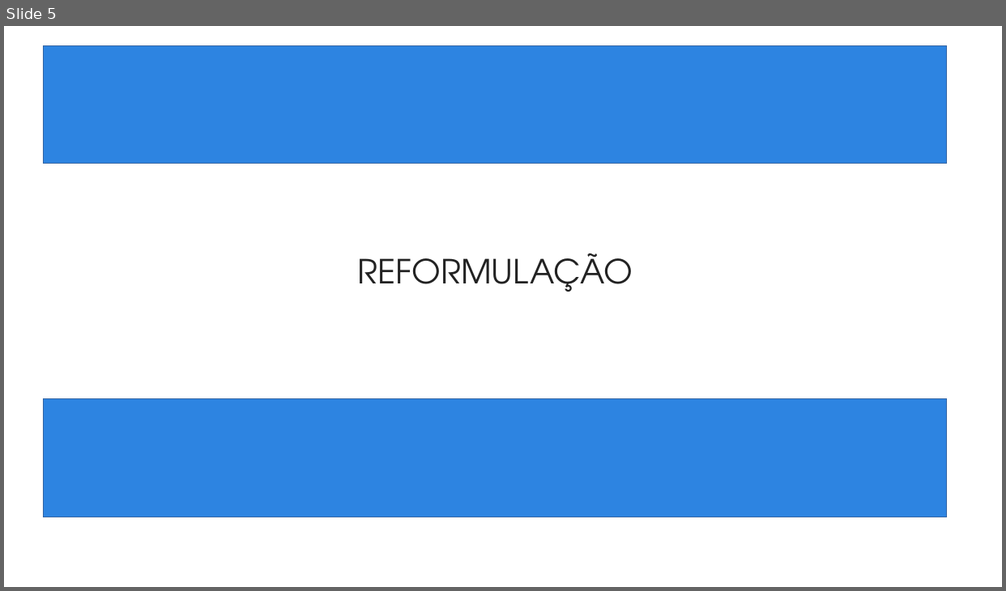
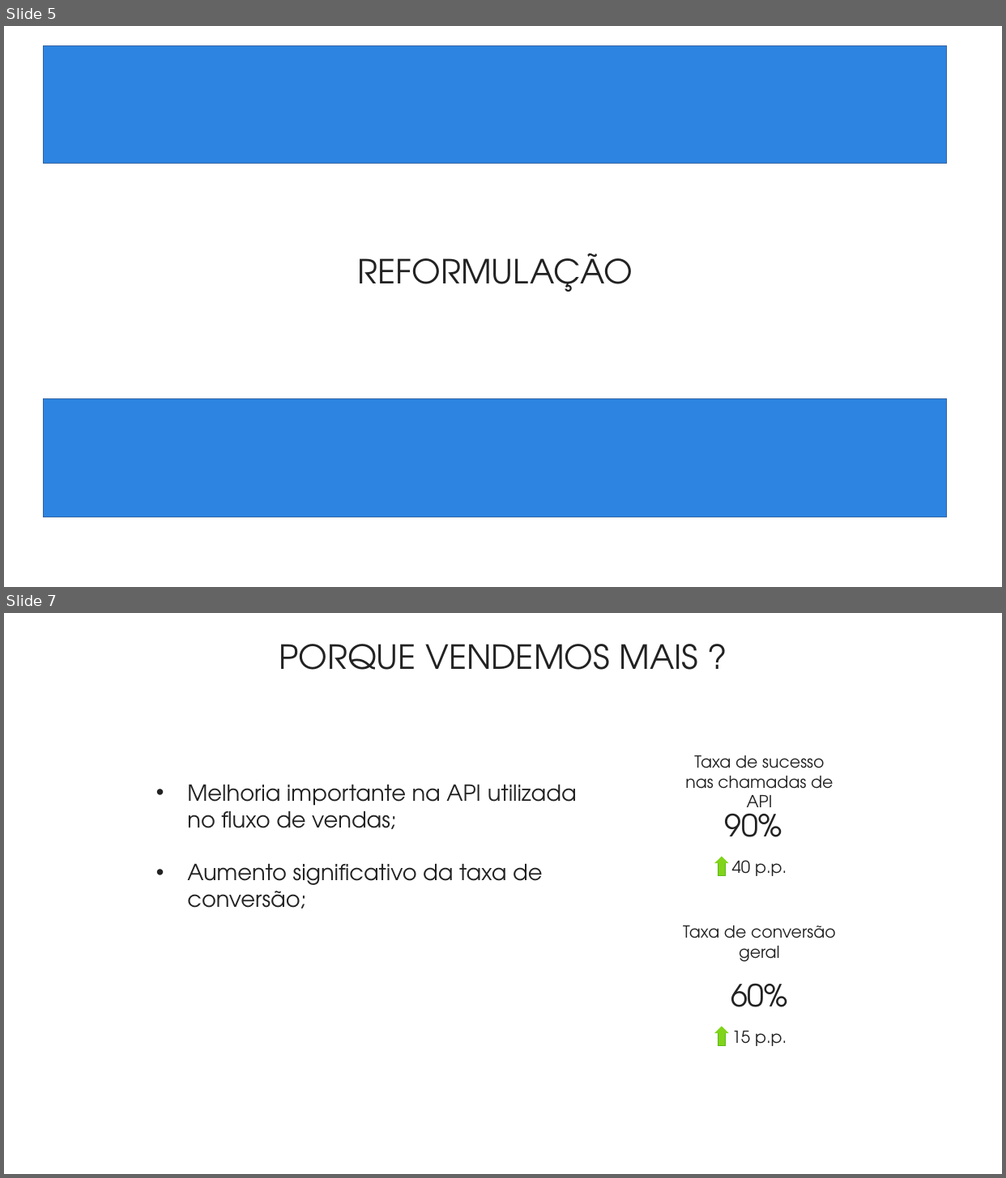
Before and after one commit to pedropark99/Personal-website, a slide deck: posts/2023/2023-01-20-storytelling/report-exemplo.pptx. Shown one above the other, each under a label of ours: slide 5 before the commit, slides 5 and 7 after it; the slides between them are not shown. The pictures are 1006x591 and 1006x1178 pixels, drawn with LibreOffice and Linux fonts; fonts in the diff are those of the drawing. Boxes give left, top, right and bottom in pixels: in the first picture for what was removed or moved away, otherwise in the second. Text is boxed around its words. In the diff, an @@ line names an element or a change of style, - is before the commit and + after.

```diff
--- a/posts/2023/2023-01-20-storytelling/report-exemplo.pptx
+++ b/posts/2023/2023-01-20-storytelling/report-exemplo.pptx
@@ slide 7 added at (4, 613, 1002, 1174), background #FFFFFF @@
@@ text added at (279, 644, 698, 670), 24 pt, text #222222 @@
+PORQUE VENDEMOS MAIS ?
@@ text added at (685, 756, 833, 815), 12 pt, text #222222 @@
+Taxa de sucesso nas chamadas de API
@@ text added at (187, 784, 577, 909), 16 pt, text #222222 @@
+• Melhoria importante na API utilizada no fluxo de vendas;
+• Aumento significativo da taxa de conversão;
@@ text added at (725, 805, 782, 837), 22 pt, text #222222 @@
+90%
@@ freeform shape added at (714, 857, 728, 863), fill #81D41A @@
@@ rectangle added at (718, 862, 726, 875), fill #81D41A, outline #5EB91E 0 pt @@
@@ text added at (732, 860, 786, 876), 12 pt, text #222222 @@
+40 p.p.
@@ text added at (683, 926, 836, 962), 12 pt, text #222222 @@
+Taxa de conversão geral
@@ text added at (731, 983, 788, 1007), 22 pt, text #222222 @@
+60%
@@ freeform shape added at (714, 1026, 728, 1033), fill #81D41A @@
@@ rectangle added at (718, 1031, 726, 1045), fill #81D41A, outline #5EB91E 0 pt @@
@@ text added at (732, 1031, 786, 1046), 12 pt, text #222222 @@
+15 p.p.
```
Also in this commit, not shown: 1 slide changed, 1 other file.
